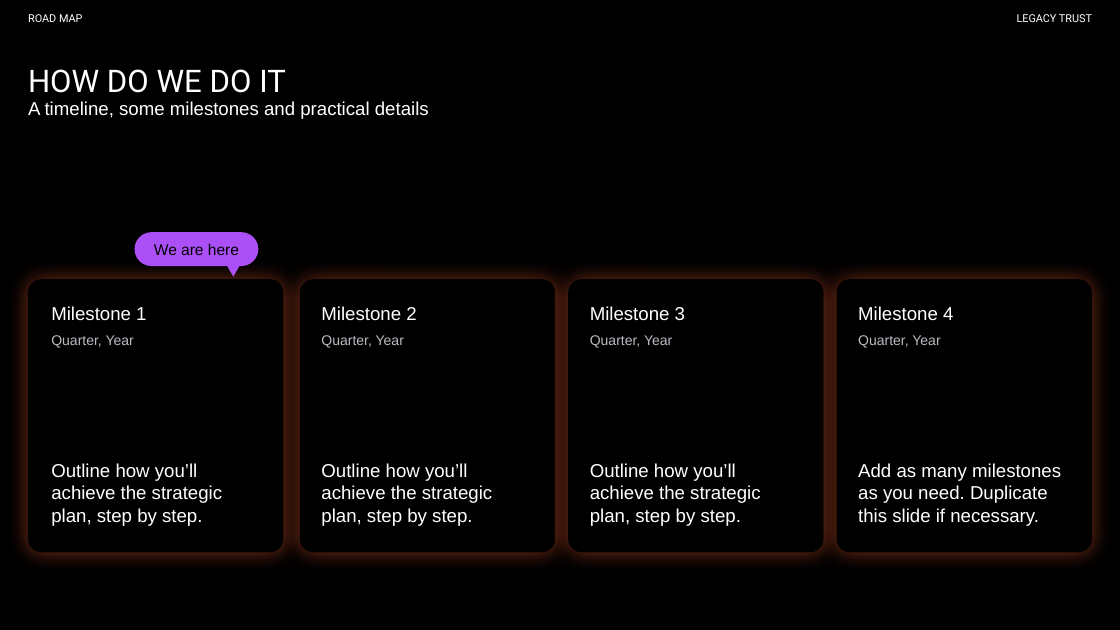
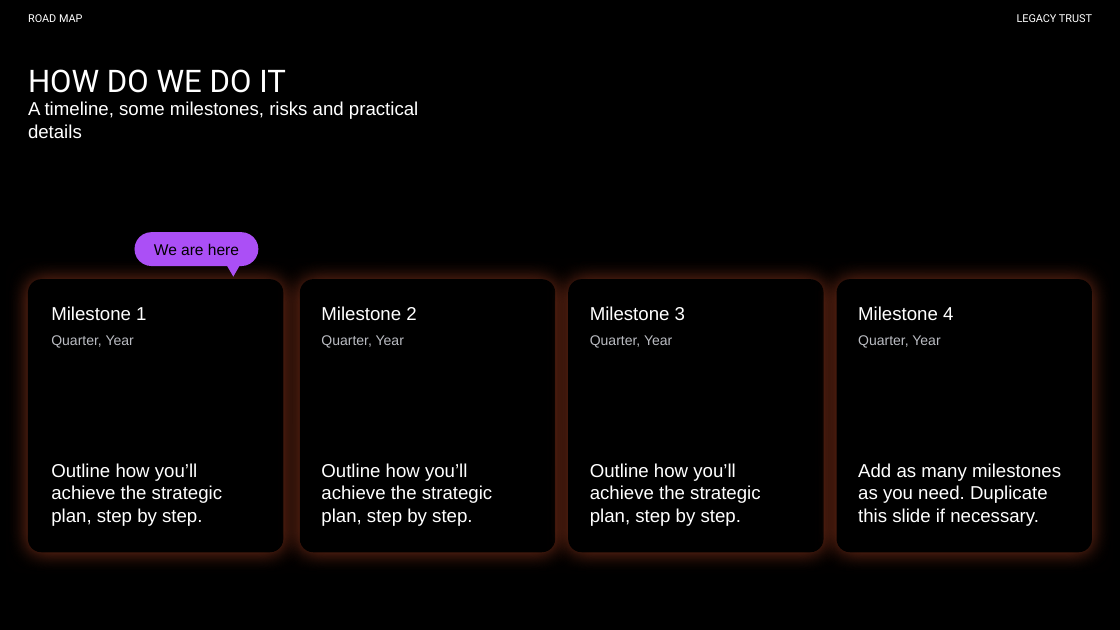
Before and after one commit to timkoh97/Coursework-Technical-Business-Analyst-Week-2, a slide deck: slide 7 of submissions/executive-briefing.pptx. Drawn at 1120x630 pixels with LibreOffice and Linux fonts; fonts in the diff are those of the drawing. Boxes give left, top, right and bottom in pixels: in the first picture for what was removed or moved away, otherwise in the second. Text is boxed around its words. In the diff, an @@ line names an element or a change of style, - is before the commit and + after.

```diff
--- a/submissions/executive-briefing.pptx
+++ b/submissions/executive-briefing.pptx
@@ subtitle at box(28, 101, 418, 139): text changed @@
-A timeline, some milestones and practical details
+A timeline, some milestones, risks and practical details
```
Also in this commit, not shown: 2 other slides changed, 2 slides added, 2 slides removed.
